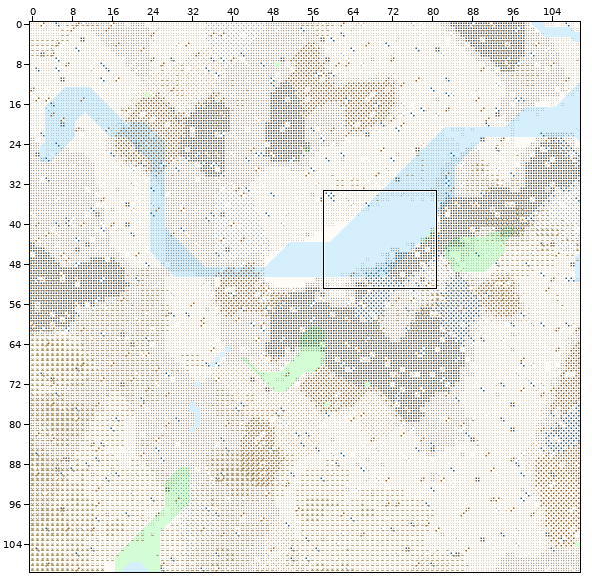
Tiled map: Maps/hd/boston-hd.tmx. Above: a wide view before the commit, with the close-up outlined.
Close-up. First the earlier version:
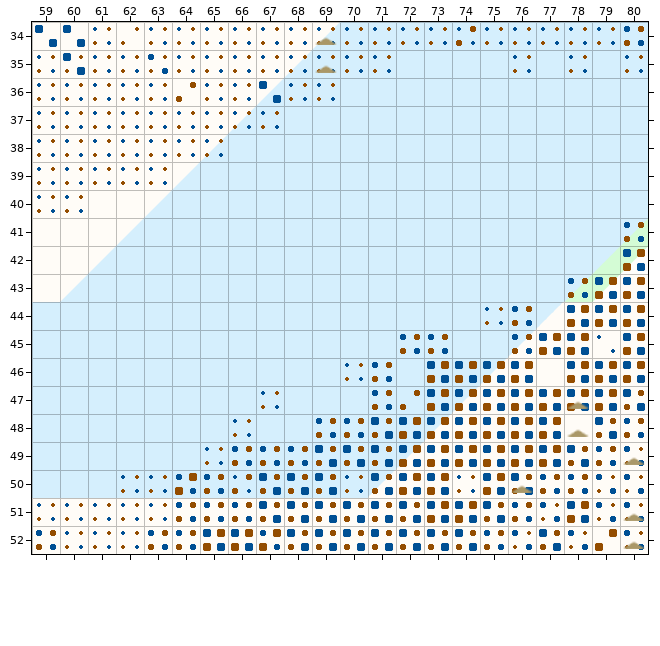
Cells are 32x32 px. Shown: x 59..80, y 34..52. The commit also changed other parts of the map, which this record leaves out.
And afterwards:
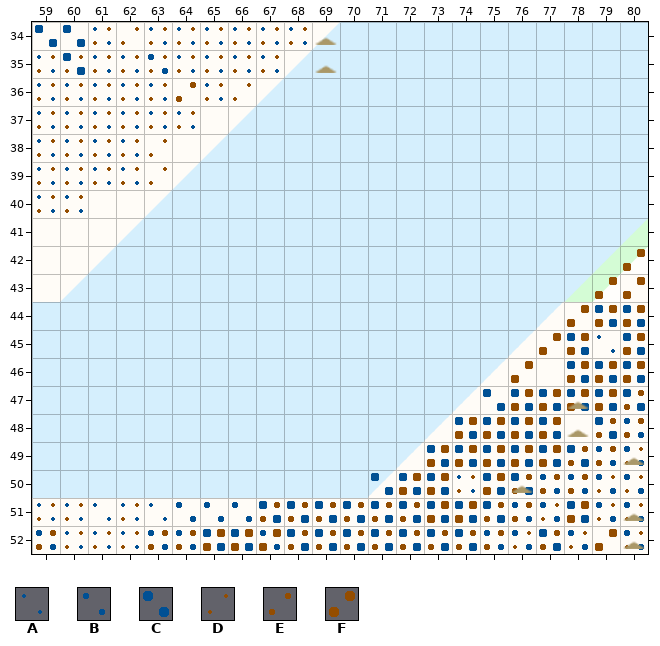
Key: from "Commercial Density": A 0, B 1, C 2; from "Residential Density": D 0, E 1, F 2.
_ is an empty cell.
What changed:
Layer "Commercial":
Tile A is gone in row 34 at x 69 to 79; in row 35 at x 68 to 71, 76, 78 and 80; in row 36 at x 66 and 68 to 69; in row 37 at x 65 to 67; in row 38 at x 63 to 65; in row 39 at x 63.
Tile A is gone in row 44 at x 75; in row 46 at x 70; in row 47 at x 67; in row 48 at x 66; in row 49 at x 65; in row 50 at x 62 to 63, 66 and 70.
Tile B is gone in row 34 at x 80; in row 41 at x 80; in row 43 at x 78; in row 44 at x 76; in row 45 at x 72 to 73 and 76; in rows 46 to 47 at x 71.
Tile B is gone in row 48 at x 69 to 70; in row 49 at x 66 to 68; in row 50 at x 64 to 65.
Tile C is gone in row 36 at x 67; in row 42 at x 80; in row 43 at x 79 to 80; in row 44 at x 78; in row 45 at x 77; in row 46 at x 73 to 76.
Tile C is gone in row 47 at x 73 to 74; in row 48 at x 71 to 73; in row 49 at x 69 to 72; in row 50 at x 67 to 69.
Layer "Residential":
Tile D is gone in row 34 at x 69 to 73 and 75 to 79; in row 35 at x 68 to 71, 76, 78 and 80; in row 36 at x 68 to 69; in row 37 at x 65 to 67; in row 38 at x 64 to 65; in row 44 at x 75.
Tile D is gone in row 46 at x 70; in row 47 at x 67; in row 48 at x 66; in row 49 at x 65; in row 50 at x 62 to 63 and 70; in row 51 at x 61 and 63.
Tile E is gone in row 34 at x 74 and 80; in row 41 at x 80; in row 43 at x 78; in row 44 at x 76; in row 45 at x 72 to 73 and 76; in row 46 at x 71.
Tile E is gone in row 47 at x 71 to 72; in row 48 at x 69 to 71; in row 49 at x 66 to 71; in row 50 at x 65 to 69 and 71; in row 51 at x 64 to 66.
Tile F is gone in rows 46 to 47 at x 73 to 75; in row 48 at x 72 to 73; in row 49 at x 72; in row 50 at x 64.
Changed places in both close-ups, as pixel boxes (x1, y1, x2, y2):
removed: (149, 26, 644, 185)
removed: (93, 222, 645, 522)
